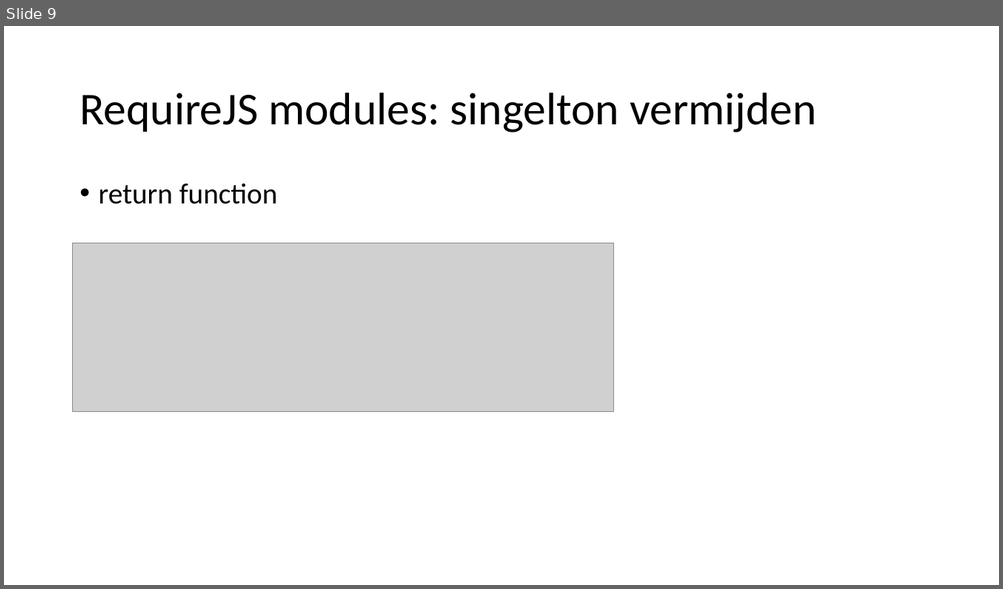
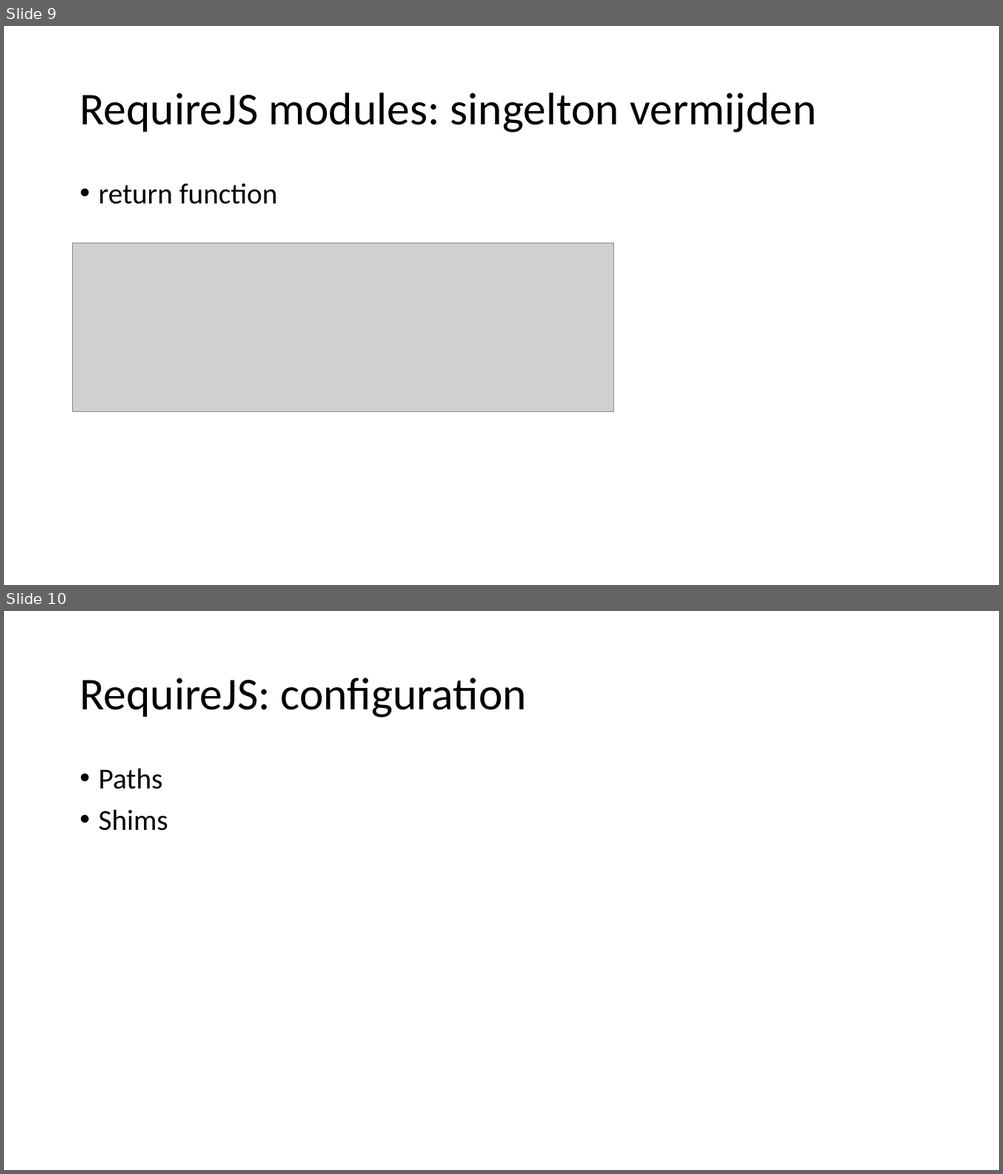
Before and after one commit to petermorlion/DurandalDemo, a slide deck: Durandal T4T.pptx. Shown one above the other, each under a label of ours: slide 9 before the commit, slides 9 and 10 after it. The pictures are 1003x589 and 1003x1174 pixels, drawn with LibreOffice and Linux fonts; fonts in the diff are those of the drawing; grey boxes stand for pictures. Boxes give left, top, right and bottom in pixels: in the first picture for what was removed or moved away, otherwise in the second. Text is boxed around its words. In the diff, an @@ line names an element or a change of style, - is before the commit and + after.

```diff
--- a/Durandal T4T.pptx
+++ b/Durandal T4T.pptx
@@ slide 10 added at (4, 611, 999, 1170), background #FFFFFF @@
@@ title added at (79, 678, 526, 718), 44 pt, text #000000 @@
+RequireJS: configuration
@@ text added at (99, 768, 168, 831), 28 pt, text #000000 @@
+• Paths
+• Shims
```
Also in this commit, not shown: 1 slide changed, 6 other slides added.
